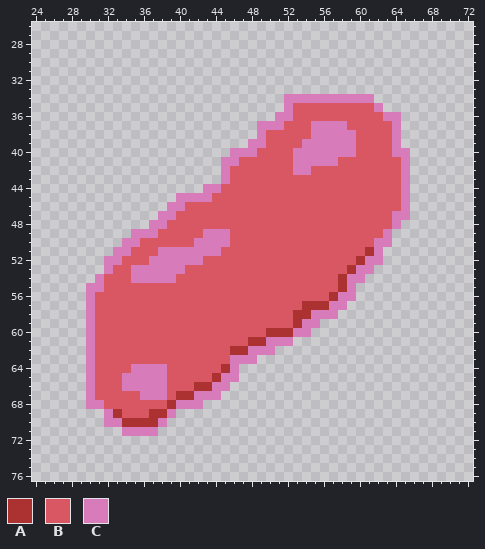
Edited in one commit: sprite sheet (Assets/Art/yoghurtBlob1.png). The first picture shows the starting point.
The file is 100x100 pixels. Shown: x 24..72, y 26..76.
Palette (. is transparent): A #ac3232  B #d95763  C #d77bba
Pixels before (only the part around the change), first column x 24:
26 .................................................
27 .................................................
28 .................................................
29 .................................................
30 .................................................
31 .................................................
32 .................................................
33 .................................................
34 ............................CCCCCCCCCC...........
35 ............................CBBBBBBBBBC..........
36 ...........................CCBBBBBBBBBBCC........
37 .........................CCCBBBCCCCBBBBBC........
38 .........................CBBBBBCCCCCBBBBC........
39 ........................CCBBBBCCCCCCBBBBC........
40 ......................CCCBBBBCCCCCCCBBBBCC.......
41 .....................CCBBBBBBCCCCCBBBBBBBC.......
42 .....................CBBBBBBBCCBBBBBBBBBBC.......
43 .....................CBBBBBBBBBBBBBBBBBBBC.......
44 ...................CCBBBBBBBBBBBBBBBBBBBBC.......
45 ................CCCCBBBBBBBBBBBBBBBBBBBBBC.......
46 ...............CCBBBBBBBBBBBBBBBBBBBBBBBBC.......
47 ..............CCBBBBBBBBBBBBBBBBBBBBBBBBCC.......
48 .............CCBBBBBBBBBBBBBBBBBBBBBBBBBC........
49 ...........CCCBBBBBCCCBBBBBBBBBBBBBBBBBC.........
50 ..........CCBBBBBBCCCCBBBBBBBBBBBBBBBBCC.........
51 .........CCBBBCCCCCCCBBBBBBBBBBBBBBBBAC..........
52 ........CCBBBCCCCCCBBBBBBBBBBBBBBBBBACC..........
53 ........CBBCCCCCCBBBBBBBBBBBBBBBBBBACC...........
54 .......CBBBCCCCCBBBBBBBBBBBBBBBBBBACC............
55 ......CCBBBBBBBBBBBBBBBBBBBBBBBBBBAC.............
56 ......CBBBBBBBBBBBBBBBBBBBBBBBBBBACC.............
57 ......CBBBBBBBBBBBBBBBBBBBBBBBAAACC..............
58 ......CBBBBBBBBBBBBBBBBBBBBBBAACCC...............
59 ......CBBBBBBBBBBBBBBBBBBBBBBACC.................
60 ......CBBBBBBBBBBBBBBBBBBBAAACC..................
61 ......CBBBBBBBBBBBBBBBBBAACCC....................
62 ......CBBBBBBBBBBBBBBBAACCC......................
63 ......CBBBBBBBBBBBBBBBCCC........................
64 ......CBBBBCCCCBBBBBBAC..........................
65 ......CBBBCCCCCBBBBBACC..........................
66 ......CBBBCCCCCBBBAACC...........................
67 ......CBBBBBCCCBAACCC............................
68 ......CCBBBBBBBACCC..............................
69 ........CABBBAAC.................................
70 ........CCAAAAC..................................
71 ..........CCCC...................................
72 .................................................
73 .................................................
74 .................................................
75 .................................................
76 .................................................
New version:
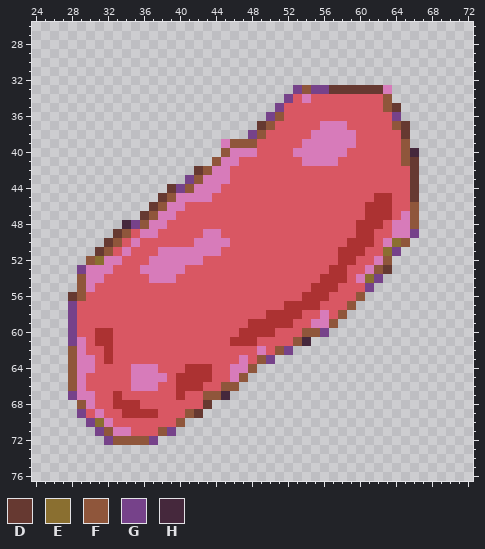
Colours new in this view: D #663931  E #8a6f30  F #8f563b  G #76428a  H #45283c
Diff:
Changed rows in their new state; - is an unchanged pixel.
first column x 28:
33 -------------------------GFGGDDDDDDC---
34 ------------------------GB-BBBBBBBBF---
35 -----------------------GB---------BFD--
36 ----------------------GFB----------BG--
37 ---------------------DFB---B--------FD-
38 --------------------GF--------------BD-
39 -----------------CFFFB--------------BF-
40 -----------------F-------------B----BFH
41 ----------------F--------B-----------FD
42 --------------DFC--------BB----------BD
43 -------------GFCC--------------------BD
44 -----------DGFC----------------------BD
45 ----------DF----------------------AA-BD
46 ---------DF----------------------AAA-BF
47 --------DF-----------------------AAAB-F
48 ------HGF-----------------------AAA--CF
49 -----DFB---------B--------------AA-BCCG
50 ----DFB------------------------AAAB-EF-
51 ---DFB------------------------AAABBEG--
52 --FE--------------------------AABB-F---
53 -GCC---B---------------------AABB-FD---
54 -FC----BB-------------------AA-B-EG----
55 -F-B-----------------------AAABBBG-----
56 DFB-----------------------AAABBBF------
57 GBB---------------------AA--BBBF-------
58 GBB-------------------AAA-BB-BF--------
59 GBB-----------------AAAAABB-CF---------
60 GBBAA--------------AAA-BBBFFG----------
61 GCBAA-------------AA-BBBBFH------------
62 FCB-A-------------BBB-BFG--------------
63 FC--A-------------B-BFG----------------
64 FC--------B--AAA-B-CF------------------
65 FCB---B-----AAAABB-F-------------------
66 FCB---B---B-AA-BBFF--------------------
67 GC---A--BBB--BBFFH---------------------
68 -F-B-AAA---BBBBD-----------------------
69 -GBCBBAAA-BBBFD------------------------
70 --GE-BBBBBBBF--------------------------
71 ---GFC-BBBFG---------------------------
72 ----GFFFFG-----------------------------
Changed places in both pictures, as pixel boxes (x1, y1, x2, y2):
changed: (68, 85, 419, 445)
